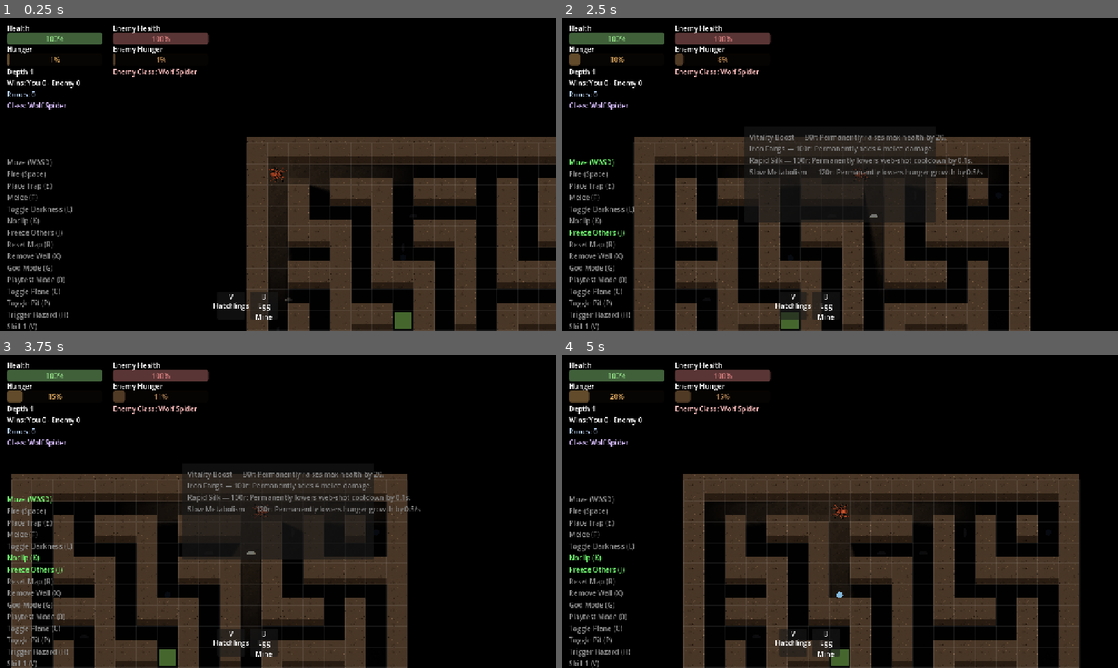
Above: before the commit, frames 1-4 (two rows, left to right).
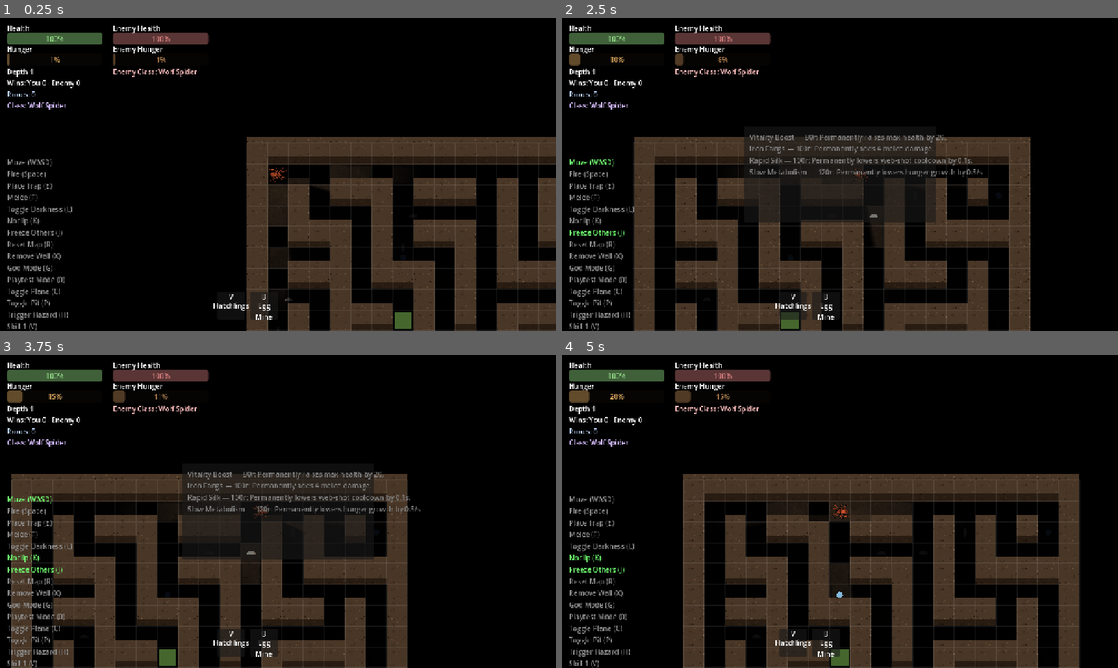
Above: after the commit, the same moments.

Repository: ehix/burrow
Game: Godot game, scene res://world/world.tscn
Same seed, same stepped clock (60 frames per second), same inputs: the game is played once before the commit and once after it.
Inputs (mouse positions are in pixels of both pictures, inside the frame that each line leads up to):
- Up to frame 1 (0.25 s): no input
- Up to frame 2 (2.5 s): tap Enter at 0.5 s; move the mouse to (962, 158) at 0.52 s; hold D (move_right) 0.53-1.25 s; tap 2 (buy_upgrade_2) at 0.6 s; click (962, 158) at 0.67 s; tap 5 (toggle_shop) at 0.77 s; drag from (728, 190) to (878, 259) at 1.27 s; move the mouse to (895, 105) at 2.02 s; hold D (move_right) from 2.03 s (still down); hold J (dev_freeze) from 2.03 s (still down)
- Up to frame 3 (3.75 s): release D (move_right) at 2.75 s; release J (dev_freeze) at 2.75 s; drag from (250, 574) to (300, 511) at 2.77 s; move the mouse to (444, 558) at 3.52 s; hold A (move_left) from 3.53 s (still down); hold K (dev_noclip) from 3.53 s (still down)
- Up to frame 4 (5 s): tap 5 (toggle_shop) at 3.77 s; release A (move_left) at 4.25 s; release K (dev_noclip) at 4.25 s; drag from (673, 464) to (817, 511) at 4.27 s

The runs differ from the first frame. In frame 1, 0.7% of the frame differs, in the area x 48-60%, y 46-81%; in frame 2, less than 0.1%; in frame 3, less than 0.1%; in frame 4, 0.9%, in the area x 32-67%, y 46-67%.

Commit message:
FloorRenderer: use TileTextureVariant instead of tile=true repeat

Diff:
--- a/world/maze/floor_renderer.gd
+++ b/world/maze/floor_renderer.gd
@@ -42,4 +42,4 @@
 	for y in _maze.height:
 		for x in _maze.width:
 			if _maze.is_open(x, y):
-				draw_texture_rect(_floor_texture, Rect2(x * _tile_size, y * _tile_size, _tile_size, _tile_size), true, tint)
+				TileTextureVariant.draw_varied(self, _floor_texture, Rect2(x * _tile_size, y * _tile_size, _tile_size, _tile_size), Vector2i(x, y), tint)
